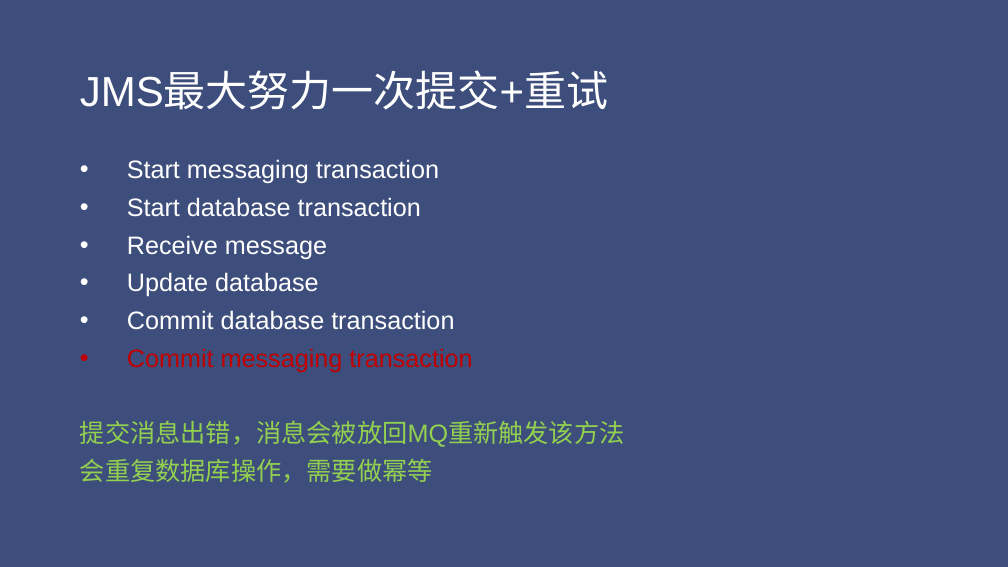
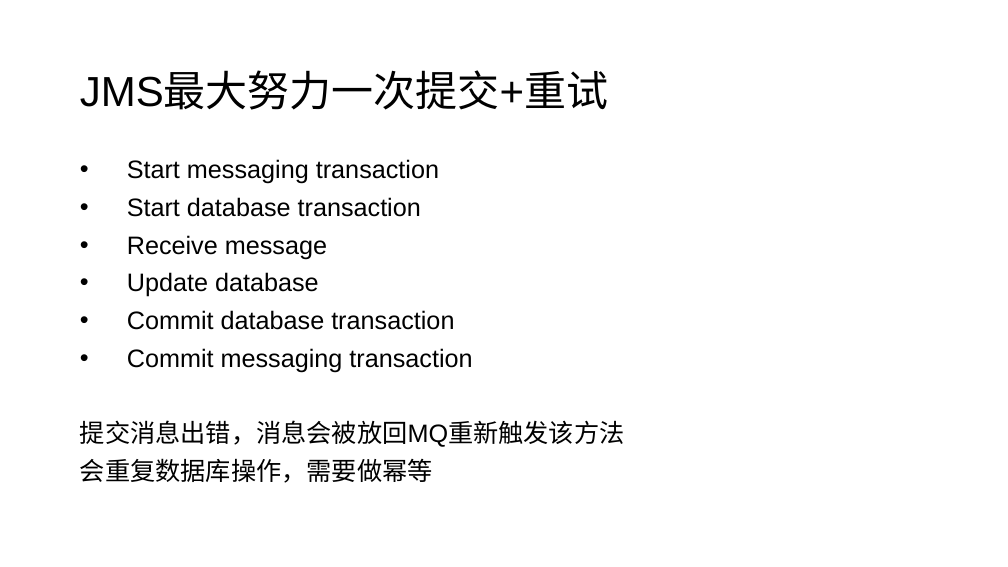
Before and after one commit to jungle0127/springcloudstudy, a slide deck: slide 52 of docs/distributedsystemtransaction.pptx. Drawn at 1008x567 pixels with LibreOffice and Linux fonts; fonts in the diff are those of the drawing. Boxes give left, top, right and bottom in pixels: in the first picture for what was removed or moved away, otherwise in the second. Text is boxed around its words. In the diff, an @@ line names an element or a change of style, - is before the commit and + after.

Commit message:
updated master style of slides

```diff
--- a/docs/distributedsystemtransaction.pptx
+++ b/docs/distributedsystemtransaction.pptx
@@ background #3E4E7C to #FFFFFF @@
@@ title "JMS最大努力一次提交+重试" at bbox=[80, 72, 608, 110]: text colour #FFFFFF to #000000 @@
@@ text "Start messaging transaction" at bbox=[80, 159, 625, 483]: text colour #FFFFFF to #000000 in "Start messaging transaction", "Start database transaction", "Receive message", "Update database" and 1 more places; text colour #C00000 to #000000 in "Commit messaging transaction"; text colour #92D050 to #000000 in "提交消息出错，消息会被放回MQ重新触发该方法", "会重复数据库操作，需要做幂等" @@
```
Also in this commit, not shown: 90 other slides changed, 1 slide added, 1 slide removed.
